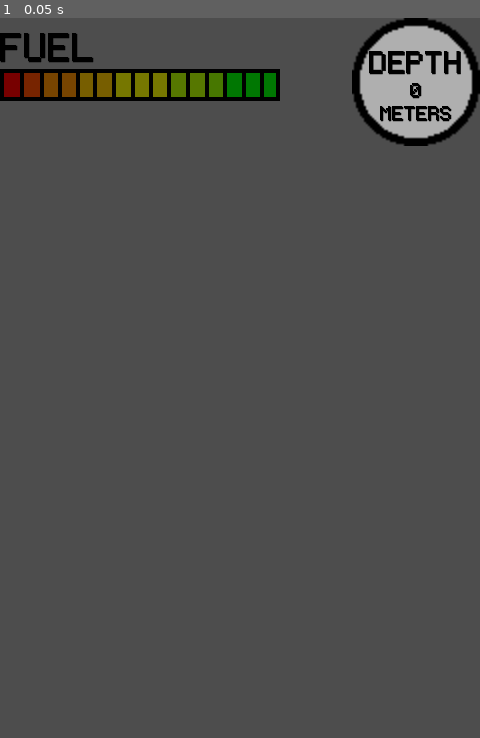
Above: before the commit, frame 1.
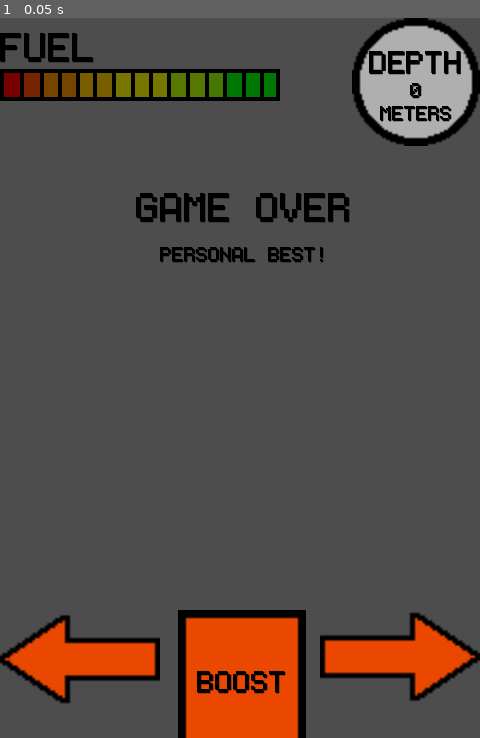
Above: after the commit, the same moment.

Repository: seb-navarro/Endless_Depth
Game: Godot game, scene res://HUD/hud.tscn
Two runs of this game, one before a commit and one after it. Both use one fixed random seed, a clock stepped at 60 frames per second and the inputs below. This scene is started directly instead of the project's main scene.
Inputs:
- Up to frame 1 (0.05 s): no input

The runs differ from the first frame. In frame 1, 10% of the frame differs, in the area x 0-100%, y 24-100%.

Commit message:
Added touch screen buttons and labels

Diff:
--- /dev/null
+++ b/HUD/hud.gd
@@ -0,0 +1,11 @@
+extends CanvasLayer
+
+
+# Called when the node enters the scene tree for the first time.
+func _ready() -> void:
+	pass # Replace with function body.
+
+
+# Called every frame. 'delta' is the elapsed time since the previous frame.
+func _process(delta: float) -> void:
+	pass
--- a/HUD/hud.tscn
+++ b/HUD/hud.tscn
@@ -1,11 +1,19 @@
-[gd_scene load_steps=5 format=3 uid="uid://bw0ocppp3257y"]
+[gd_scene load_steps=12 format=3 uid="uid://bw0ocppp3257y"]
 
+[ext_resource type="Script" path="res://HUD/hud.gd" id="1_13wvf"]
 [ext_resource type="FontFile" uid="uid://c1rtvtnimcle0" path="res://assets/fonts/monogram.ttf" id="1_io1tw"]
 [ext_resource type="Texture2D" uid="uid://drkr3qpip454g" path="res://assets/art/hud/Fuel Gauge/fuel_gauge_00.png" id="2_3gtdg"]
 [ext_resource type="Texture2D" uid="uid://dl52gki7yv4ay" path="res://assets/art/hud/Fuel Gauge/fuel_gauge_15.png" id="3_b70ee"]
 [ext_resource type="Texture2D" uid="uid://cv4yv8itabrik" path="res://assets/art/hud/Depth Meter-1.png.png" id="4_swav1"]
+[ext_resource type="Texture2D" uid="uid://b6hx2orf7hhv7" path="res://assets/art/hud/Gameplay_buttons-2.png.png" id="6_enq4h"]
+[ext_resource type="Texture2D" uid="uid://c1ghl2u1vwgb3" path="res://assets/art/hud/Gameplay_buttons-4.png.png" id="7_irc30"]
+[ext_resource type="Texture2D" uid="uid://ciscain52rncq" path="res://assets/art/hud/Gameplay_buttons-1.png.png" id="8_d27mi"]
+[ext_resource type="Texture2D" uid="uid://b8ru1k5cki7lm" path="res://assets/art/hud/Gameplay_buttons-5.png.png" id="9_q4pdr"]
+[ext_resource type="Texture2D" uid="uid://csc12e63x36lu" path="res://assets/art/hud/Gameplay_buttons-3.png.png" id="10_8kmhv"]
+[ext_resource type="Texture2D" uid="uid://b2fludkr6mikx" path="res://assets/art/hud/Gameplay_buttons-6.png.png" id="11_rcw8h"]
 
 [node name="HUD" type="CanvasLayer"]
+script = ExtResource("1_13wvf")
 
 [node name="Depth" type="Label" parent="."]
 z_index = 1
@@ -62,12 +70,6 @@
 text = "METERS"
 horizontal_alignment = 1
 
-[node name="Message" type="Label" parent="."]
-offset_right = 40.0
-offset_bottom = 23.0
-
-[node name="MessageTimer" type="Timer" parent="."]
-
 [node name="TextureProgressBar" type="TextureProgressBar" parent="."]
 anchors_preset = -1
 anchor_top = 0.071
@@ -98,3 +100,89 @@
 offset_bottom = 128.0
 grow_horizontal = 0
 texture = ExtResource("4_swav1")
+
+[node name="Message" type="Label" parent="."]
+anchors_preset = -1
+anchor_left = 0.508
+anchor_top = 0.258
+anchor_right = 0.508
+anchor_bottom = 0.258
+offset_left = -107.84
+offset_top = -25.76
+offset_right = 108.16
+offset_bottom = 25.24
+grow_horizontal = 2
+grow_vertical = 2
+theme_override_colors/font_color = Color(0, 0, 0, 1)
+theme_override_colors/font_shadow_color = Color(0, 0, 0, 1)
+theme_override_colors/font_outline_color = Color(0, 0, 0, 1)
+theme_override_fonts/font = ExtResource("1_io1tw")
+theme_override_font_sizes/font_size = 64
+text = "GAME OVER"
+horizontal_alignment = 1
+vertical_alignment = 1
+
+[node name="BoostLabel" type="Label" parent="."]
+z_index = 1
+anchors_preset = -1
+anchor_left = 0.504
+anchor_top = 0.924
+anchor_right = 0.504
+anchor_bottom = 0.924
+offset_left = -63.92
+offset_top = -29.28
+offset_right = 64.08
+offset_bottom = 21.72
+grow_horizontal = 2
+grow_vertical = 2
+theme_override_colors/font_color = Color(0, 0, 0, 1)
+theme_override_colors/font_shadow_color = Color(0, 0, 0, 1)
+theme_override_colors/font_outline_color = Color(0, 0, 0, 1)
+theme_override_fonts/font = ExtResource("1_io1tw")
+theme_override_font_sizes/font_size = 48
+text = "BOOST"
+horizontal_alignment = 1
+vertical_alignment = 1
+
+[node name="PersonalBest" type="Label" parent="."]
+anchors_preset = -1
+anchor_left = 0.5
+anchor_top = 0.328
+anchor_right = 0.5
+anchor_bottom = 0.328
+offset_left = -104.0
+offset_top = -15.16
+offset_right = 112.0
+offset_bottom = 10.84
+grow_horizontal = 2
+grow_vertical = 2
+theme_override_colors/font_color = Color(0, 0, 0, 1)
+theme_override_colors/font_shadow_color = Color(0, 0, 0, 1)
+theme_override_colors/font_outline_color = Color(0, 0, 0, 1)
+theme_override_fonts/font = ExtResource("1_io1tw")
+theme_override_font_sizes/font_size = 32
+text = "PERSONAL BEST!"
+horizontal_alignment = 1
+vertical_alignment = 1
+
+[node name="MessageTimer" type="Timer" parent="."]
+wait_time = 2.0
+one_shot = true
+
+[node name="Left" type="TouchScreenButton" parent="."]
+position = Vector2(0, 560)
+scale = Vector2(2.5, 2.5)
+texture_normal = ExtResource("6_enq4h")
+texture_pressed = ExtResource("7_irc30")
+
+[node name="Right" type="TouchScreenButton" parent="."]
+position = Vector2(320, 560)
+scale = Vector2(2.5, 2.5)
+texture_normal = ExtResource("8_d27mi")
+texture_pressed = ExtResource("9_q4pdr")
+
+[node name="Boost" type="TouchScreenButton" parent="."]
+position = Vector2(178, 592)
+scale = Vector2(2, 2)
+texture_normal = ExtResource("10_8kmhv")
+texture_pressed = ExtResource("11_rcw8h")
Binary file added: assets/art/hud/Gameplay_buttons-4.png.png
Not shown, added: assets/art/hud/Gameplay_buttons-4.png.png.import
Binary file added: assets/art/hud/Gameplay_buttons-5.png.png
Not shown, added: assets/art/hud/Gameplay_buttons-5.png.png.import
Binary file added: assets/art/hud/Gameplay_buttons-6.png.png
Not shown, added: assets/art/hud/Gameplay_buttons-6.png.png.import
